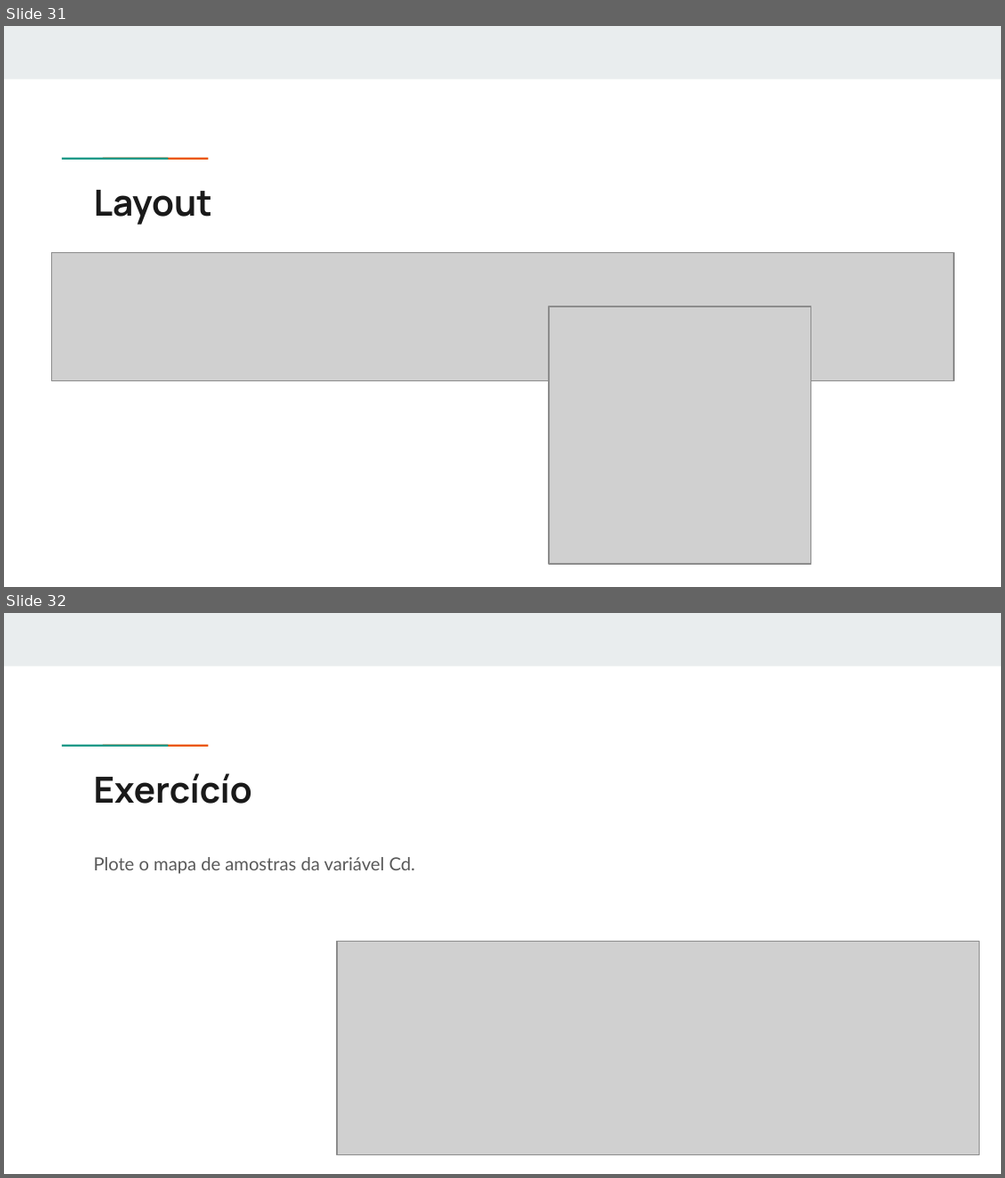
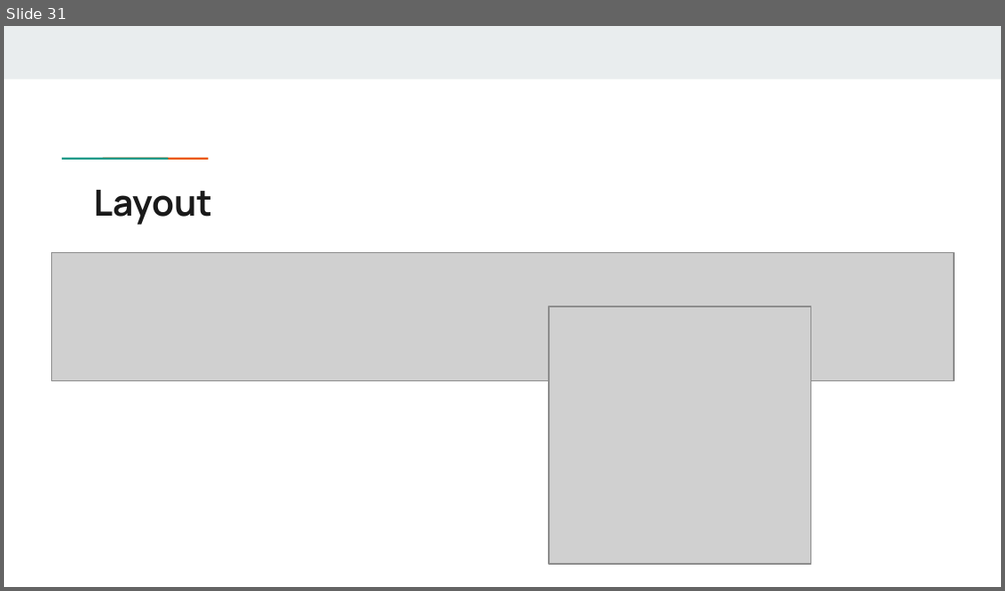
Before and after one commit to robertorolo/curso_python_aplicado_a_geoestatistica, a slide deck: Slides/07 - plotagem.pptx. Shown one above the other, each under a label of ours: slides 31 and 32 before the commit, slide 31 after it. The pictures are 1005x1178 and 1005x591 pixels, drawn with LibreOffice and Linux fonts; fonts in the diff are those of the drawing; grey boxes stand for pictures. Boxes give left, top, right and bottom in pixels: in the first picture for what was removed or moved away, otherwise in the second. Text is boxed around its words. In the diff, an @@ line names an element or a change of style, - is before the commit and + after.

```diff
--- a/Slides/07 - plotagem.pptx
+++ b/Slides/07 - plotagem.pptx
@@ slide 32 removed at [4,613,1001,1174], background #FFFFFF; not listed: 3 template elements that a slide beside it also shows @@
@@ title removed at [94,773,252,803] @@
-Exercícío
@@ text removed at [94,857,415,874] @@
-Plote o mapa de amostras da variável Cd.
@@ picture removed at [337,941,979,1154] @@
```
Also in this commit, not shown: 3 slides changed.
